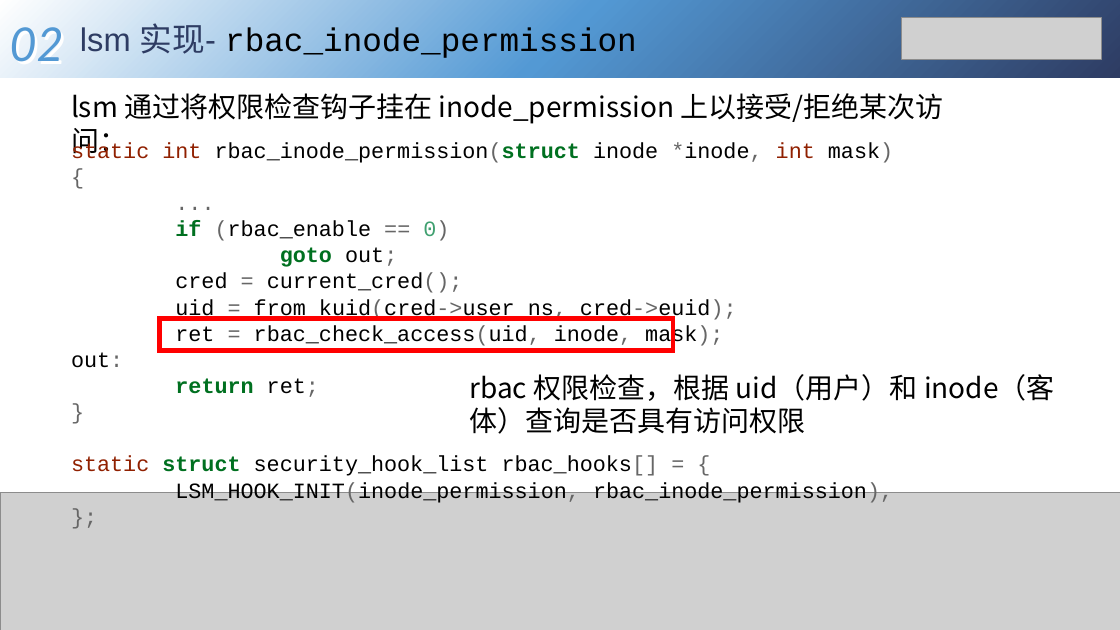
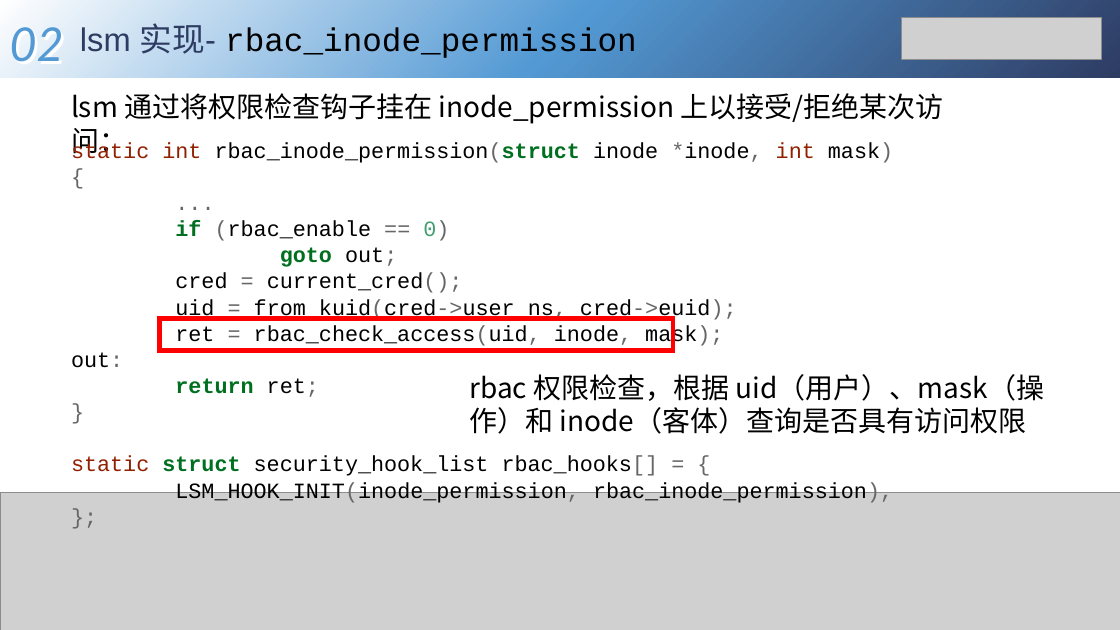
Before and after one commit to Operating-System-Security/rbac-lsm, a slide deck: slide 30 of slides/slides.pptx. Drawn at 1120x630 pixels with LibreOffice and Linux fonts; fonts in the diff are those of the drawing; grey boxes stand for pictures. Boxes give left, top, right and bottom in pixels: in the first picture for what was removed or moved away, otherwise in the second. Text is boxed around its words. In the diff, an @@ line names an element or a change of style, - is before the commit and + after.

```diff
--- a/slides/slides.pptx
+++ b/slides/slides.pptx
@@ text at [469,374,1044,434]: text changed @@
-rbac 权限检查，根据 uid（用户）和 inode（客体）查询是否具有访问权限
+rbac 权限检查，根据 uid（用户）、mask（操作）和 inode（客体）查询是否具有访问权限
```
Also in this commit, not shown: 3 other slides changed, 1 other file.
